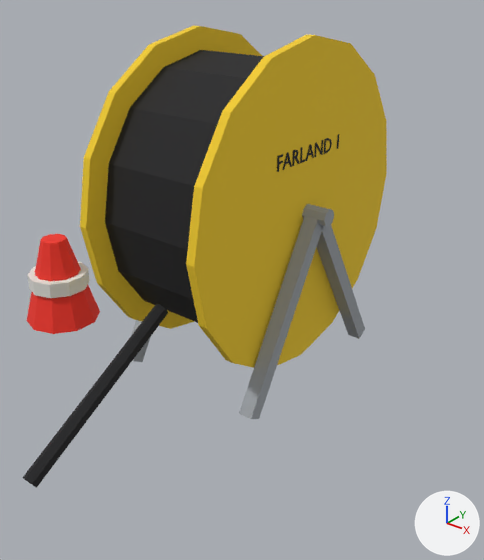
Before and after pictures for a commit that changed the glTF model game/assets/models/site.cable-reel.glb.
The view is the same before and after, from a 50 mm camera at (2.75, -3.52, 2.72) aimed at (-0.16, 0.12, 0.47). The axes (+X, +Y, +Z) are drawn at lower right. The lights are the same throughout. The first picture is the older version. Where no turn or scale is listed for an object, it has been applied to the vertices. Vertices at exactly the same position are counted once.

Script lines for the objects in view, before the commit:
```python
me_buoy = bpy.data.meshes.new('buoy')
me_buoy.from_pydata(...)  # a 10-sided cut cone along z (radius 0.3 at the low end, 0.1 at the high end) spanning x -0.285..0.285, y -0.3..0.3, z -0.35..0.35
me_buoy.materials.append(mat_led_red)  # red #f23326
me_buoy_band = bpy.data.meshes.new('buoy-band')
me_buoy_band.from_pydata(...)  # a 10-sided cylinder along z spanning x -0.228..0.228, y -0.24..0.24, z -0.06..0.06
me_buoy_band.materials.append(mat_white_paint)  # white #e5e5e0
me_cable = bpy.data.meshes.new('cable')
me_cable.from_pydata(...)  # a 16-sided cylinder along x spanning x -0.43..0.43, y -0.95..0.95, z -0.95..0.95
me_cable.materials.append(mat_rubber)  # black #19191c
me_pay_out = bpy.data.meshes.new('pay-out')
me_pay_out.from_pydata(...)  # 12 vertices, 20 faces; spans x -0.043..0.043, y -0.575..0.575, z -0.368..0.368
me_pay_out.materials.append(mat_rubber)  # black #19191c
ob_buoy = bpy.data.objects.new('buoy', me_buoy)
ob_buoy.location = (-1.5, -0.6, 0.35)
ob_buoy_band = bpy.data.objects.new('buoy-band', me_buoy_band)
ob_buoy_band.location = (-1.5, -0.6, 0.35)
ob_cable = bpy.data.objects.new('cable', me_cable)
ob_cable.location = (0.0, 0.0, 1.2)
ob_pay_out = bpy.data.objects.new('pay-out', me_pay_out)
ob_pay_out.location = (0.0, -1.45, 0.375)
# also in view: 'flange1' at (0.45, 0.0, 1.2); 'stand1b' at (0.55, 0.35, 0.6); 'stand1a' at (0.55, -0.35, 0.6); 'flange-1' at (-0.45, 0.0, 1.2)
```
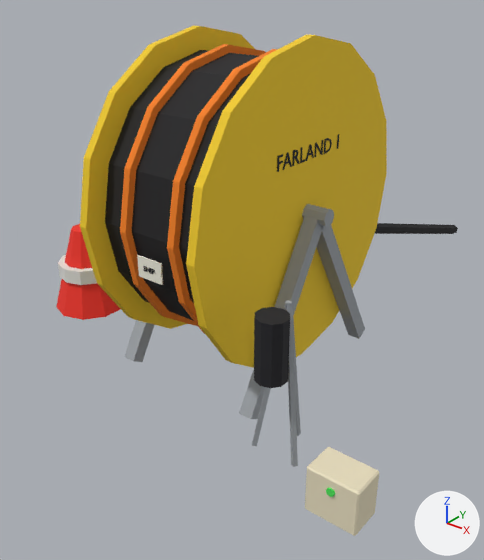
Where the newer file only moved an object's origin or applied its transform, the numbers keep the older frame.

Where the change shows, as pixel boxes [x1, y1, x2, y2] in the pictures (484 x 560 px):
'buoy', moved
    before: [27, 234, 100, 334]
    after: [56, 224, 120, 320]
'test-set', added (beige)
    after: [305, 447, 379, 536]
'pay-out', reshaped
    before: [23, 304, 168, 488]
    after: [375, 223, 458, 234]
'strap0', added
    after: [120, 44, 266, 326]
'strap1', added
    after: [167, 49, 278, 334]
'closure', added (black)
    after: [254, 307, 290, 388]
'buoy-band', moved
    before: [27, 262, 90, 298]
    after: [58, 255, 97, 285]
'tripod1', added
    after: [286, 302, 298, 467]
'ship-tag', added
    after: [137, 255, 163, 285]
'tripod0', added
    after: [252, 300, 291, 446]
'tripod2', added
    after: [285, 300, 301, 436]
'test-lamp', added
    after: [326, 488, 335, 497]

The change, as a list of edits to the scene's bpy script:
```text
Change me_pay_out:
    remove me_pay_out.from_pydata(...)  # 12 vertices, 20 faces; spans x -0.043..0.043, y -0.575..0.575, z -0.368..0.368
    add me_pay_out.from_pydata(...)  # 12 vertices, 20 faces; spans x -0.044..0.344, y 2.337..4.663, z -0.373..0.373
    me_pay_out part 1
    me_pay_out.vertices[0].co: (0.0, 0.525, 0.368) -> (0.002, 2.363, 0.373)  # pixel (158, 304) -> not seen
    me_pay_out.vertices[1].co: (0.0, -0.575, -0.282) -> (0.302, 4.663, -0.277)  # pixel (24, 479) -> pixel (454, 224)
    me_pay_out.vertices[2].co: (0.043, 0.537, 0.347) -> (-0.042, 2.362, 0.349)  # pixel (165, 308) -> not seen
    me_pay_out.vertices[3].co: (0.043, -0.563, -0.303) -> (0.258, 4.662, -0.301)  # pixel (31, 484) -> not seen
    me_pay_out.vertices[4].co: (0.043, 0.563, 0.303) -> (-0.044, 2.349, 0.301)  # pixel (168, 312) -> not seen
    me_pay_out.vertices[5].co: (0.043, -0.537, -0.347) -> (0.256, 4.649, -0.349)  # pixel (36, 487) -> not seen
    me_pay_out.vertices[6].co: (0.0, 0.575, 0.282) -> (-0.002, 2.337, 0.277)
    me_pay_out.vertices[7].co: (0.0, -0.525, -0.368) -> (0.298, 4.637, -0.373)  # pixel (34, 486) -> pixel (452, 233)
    me_pay_out.vertices[8].co: (-0.043, 0.563, 0.303) -> (0.042, 2.338, 0.301)
    me_pay_out.vertices[9].co: (-0.043, -0.537, -0.347) -> (0.342, 4.638, -0.349)  # pixel (27, 481) -> pixel (456, 232)
    me_pay_out.vertices[10].co: (-0.043, 0.537, 0.347) -> (0.044, 2.351, 0.349)  # pixel (155, 304) -> not seen
    me_pay_out.vertices[11].co: (-0.043, -0.563, -0.303) -> (0.344, 4.651, -0.301)  # pixel (22, 477) -> pixel (457, 228)
Add me_tripod2:
    me_tripod2.from_pydata([(-0.015, 0.06, -0.502), (-0.015, -0.09, 0.498), (-0.015, 0.09, -0.498), (-0.015, -0.06, 0.502), (0.015, 0.06, -0.502), (0.015, -0.09, 0.498), (0.015, 0.09, -0.498), (0.015, -0.06, 0.502)], [], [(0, 1, 3), (0, 3, 2), (2, 3, 7), (2, 7, 6), (6, 7, 5), (6, 5, 4), (4, 5, 1), (4, 1, 0), (2, 6, 4), (2, 4, 0), (7, 3, 1), (7, 1, 5)])
    me_tripod2.materials.append(mat_steel)  # grey #9ea3a8
Add me_tripod1:
    me_tripod1.from_pydata([(0.071, -0.029, -0.503), (-0.079, 0.071, 0.497), (0.096, -0.046, -0.497), (-0.054, 0.054, 0.503), (0.054, -0.054, -0.503), (-0.096, 0.046, 0.497), (0.079, -0.071, -0.497), (-0.071, 0.029, 0.503)], [], [(0, 1, 3), (0, 3, 2), (2, 3, 7), (2, 7, 6), (6, 7, 5), (6, 5, 4), (4, 5, 1), (4, 1, 0), (2, 6, 4), (2, 4, 0), (7, 3, 1), (7, 1, 5)])
    me_tripod1.materials.append(mat_steel)  # grey #9ea3a8
Add me_tripod0:
    me_tripod0.from_pydata([(-0.054, -0.054, -0.503), (0.096, 0.046, 0.497), (-0.079, -0.071, -0.497), (0.071, 0.029, 0.503), (-0.071, -0.029, -0.503), (0.079, 0.071, 0.497), (-0.096, -0.046, -0.497), (0.054, 0.054, 0.503)], [], [(0, 1, 3), (0, 3, 2), (2, 3, 7), (2, 7, 6), (6, 7, 5), (6, 5, 4), (4, 5, 1), (4, 1, 0), (2, 6, 4), (2, 4, 0), (7, 3, 1), (7, 1, 5)])
    me_tripod0.materials.append(mat_steel)  # grey #9ea3a8
Change ob_buoy:
    ob_buoy.location: (-1.5, -0.6, 0.35) -> (-1.5, -0.3, 0.35)
Change ob_buoy_band:
    ob_buoy_band.location: (-1.5, -0.6, 0.35) -> (-1.5, -0.3, 0.35)
Add ob_test_set:
    ob_test_set = bpy.data.objects.new('test-set', me_test_set)  # 24 vertices, 44 faces; spans x -0.16..0.16, y -0.11..0.11, z -0.15..0.15; in mat_cream (beige #ebe0c2)
    ob_test_set.location = (1.45, -1.05, 0.15)
Add ob_test_lamp:
    ob_test_lamp = bpy.data.objects.new('test-lamp', me_test_lamp)  # an 8-sided cylinder along y spanning x -0.025..0.025, y -0.006..0.006, z -0.025..0.025; in mat_led_green (green #4ce559)
    ob_test_lamp.location = (1.45, -1.165, 0.22)
Add ob_tripod2:
    ob_tripod2 = bpy.data.objects.new('tripod2', me_tripod2)
    ob_tripod2.location = (0.9, -0.725, 0.5)
Add ob_tripod1:
    ob_tripod1 = bpy.data.objects.new('tripod1', me_tripod1)
    ob_tripod1.location = (0.975, -0.85, 0.5)
Add ob_tripod0:
    ob_tripod0 = bpy.data.objects.new('tripod0', me_tripod0)
    ob_tripod0.location = (0.825, -0.85, 0.5)
Add ob_closure:
    ob_closure = bpy.data.objects.new('closure', me_closure)  # a 10-sided cylinder along z spanning x -0.095..0.095, y -0.1..0.1, z -0.2..0.2; in mat_ink (black #1f1f24)
    ob_closure.location = (0.9, -0.95, 0.78)
Add ob_strap1:
    ob_strap1 = bpy.data.objects.new('strap1', me_strap1)  # 32 vertices, 60 faces; spans x -0.03..0.03, y -1.0..1.0, z -1.0..1.0; in mat_orange (orange #f27f19)
    ob_strap1.location = (0.2, 0.0, 1.2)
Add ob_strap0:
    ob_strap0 = bpy.data.objects.new('strap0', me_strap1.copy())
    ob_strap0.location = (-0.2, 0.0, 1.2)
Add ob_ship_tag:
    ob_ship_tag = bpy.data.objects.new('ship-tag', me_ship_tag)  # a box spanning x -0.1..0.1, y -0.005..0.005, z -0.07..0.07; in mat_label (white #f2f0e0)
    ob_ship_tag.location = (0.0, -0.98, 1.0)
```
